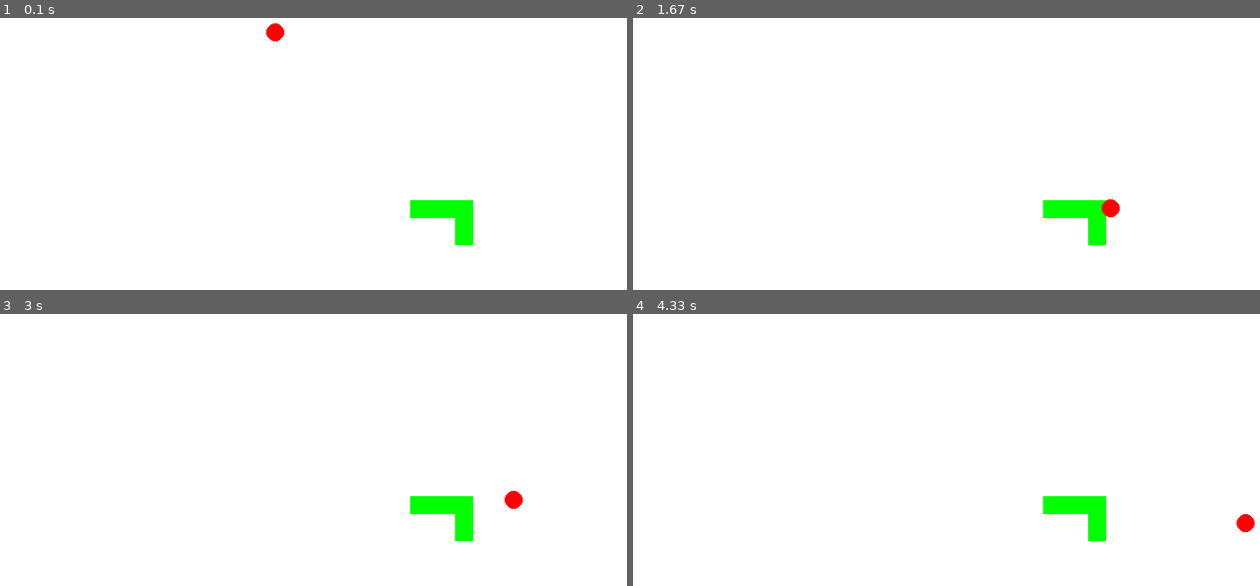
Above: before the commit, frames 1-4 (two rows, left to right).
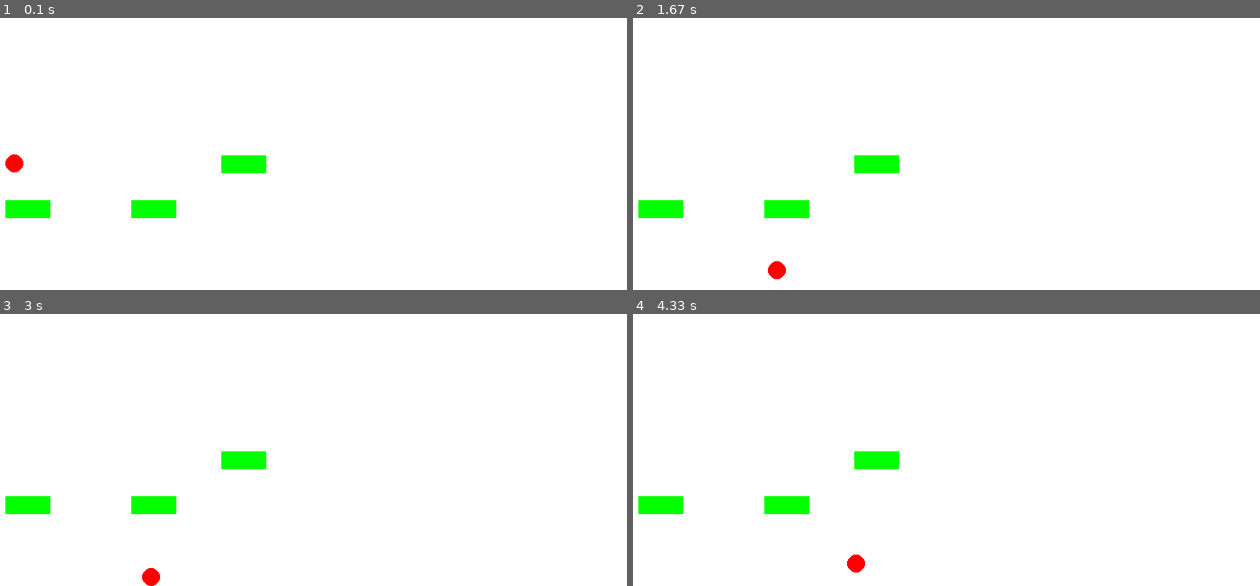
Above: after the commit, the same moments.

Repository: TeshShin/OpenGL_with_Pygame_programming
Game: pygame game, started from 개인프로젝트/bounceball.py
Same seed, same stepped clock (60 frames per second), same inputs: the game is played once before the commit and once after it.
Inputs:
- Up to frame 1 (0.1 s): no input
- Up to frame 2 (1.67 s): hold Right 0.33-0.8 s; hold Right 0.83-1.3 s; hold Left from 1.33 s (still down)
- Up to frame 3 (3 s): release Left at 1.87 s; hold Left 1.9-2.3 s; hold Right 2.33-2.97 s
- Up to frame 4 (4.33 s): hold Left 3-3.47 s; hold Right 3.5-3.97 s; hold Right from 4 s (still down)

The runs differ from the first frame. In frame 1, 2.7% of the frame differs, in the area x 0-76%, y 1-84%; in frame 2, 2.6%; in frame 3, 2.7%; in frame 4, 2.7%.

Commit message:
바운스볼 플랫폼 완성

Diff:
--- a/개인프로젝트/bounceball.py
+++ b/개인프로젝트/bounceball.py
@@ -14,6 +14,7 @@
 WHITE = (255, 255, 255)
 RED = (255, 0, 0)
 GREEN = (0, 255, 0)
+YELLOW = (255,255,0)
 
 # 플레이어(공)의 초기 위치와 초기 속도 및 튀어오르는 속도 세팅
 class player:
@@ -21,7 +22,7 @@
         self.pos = [x,y]
         self.radius = 10
         self.velocity = [0, 0]
-        self.bouncing_velocity = -13
+        self.bouncing_velocity = -8
         self.rect = pygame.Rect(self.pos[0] - self.radius, self.pos[1] - self.radius, self.radius * 2, self.radius * 2)
     def updatecollider(self):
         self.rect = pygame.Rect(self.pos[0] - self.radius, self.pos[1] - self.radius, self.radius * 2, self.radius * 2)
@@ -34,6 +35,20 @@
         self.rect = pygame.Rect(self.pos[0], self.pos[1], self.width, self.height)
     def updatecollider(self):
         self.rect = pygame.Rect(self.pos[0], self.pos[1], self.width, self.height)
+
+    def checkcollide(self, ball):
+        if self.rect.collidepoint(ball.rect.midright): # 왼쪽
+            ball.velocity[0] = -0.5
+        elif self.rect.collidepoint(ball.rect.midleft): # 오른쪽
+            ball.velocity[0] = 0.5
+        elif self.rect.collidepoint(ball.rect.midtop) or self.rect.collidepoint(ball.rect.topleft) or self.rect.collidepoint(ball.rect.topright): # 플랫폼 아래쪽에 부딪힐때
+            ball.pos[1] = self.rect.bottom + ball.radius
+            ball.velocity[1] = -ball.velocity[1]
+        elif self.rect.collidepoint(ball.rect.midbottom) or self.rect.collidepoint(ball.rect.bottomleft) or self.rect.collidepoint(ball.rect.bottomright): # 위쪽
+            ball.velocity[1] = ball.bouncing_velocity
+
+
+
     # def checkcollide(self, ball):
     #     if ball.pos[0] + ball.radius >= self.rect.left and  ball.pos[0] - ball.radius <= self.rect.left: #플랫폼 왼쪽에 부딪힐 때
     #         ball.pos[0] = self.rect.left - ball.radius
@@ -44,28 +59,35 @@
     #         ball.velocity[1] = -ball.velocity[1]
     #     elif ball.pos[0] - ball.radius <= self.rect.right and ball.pos[0] + ball.radius >= self.rect.right: # 플랫폼 오른쪽에 부딪힐 때
     #         ball.pos[0] = self.rect.right + ball.radius
-    def checkcollide(self, ball):
-        if self.rect.colliderect(ball.rect):
-            if ball.rect.right >= self.rect.left and ball.rect.left <= self.rect.left: #플랫폼 왼쪽에 부딪힐 때
-                ball.pos[0] = self.rect.left - ball.radius
-            elif ball.rect.left <= self.rect.right and ball.rect.right >= self.rect.right: # 플랫폼 오른쪽에 부딪힐 때
-                ball.pos[0] = self.rect.right + ball.radius
-            elif ball.rect.bottom >= self.rect.top and ball.rect.top <= self.rect.top: # 플랫폼 위쪽에 부딪힐 때
-                ball.velocity[1] = ball.bouncing_velocity
-            elif ball.rect.top <= self.rect.bottom and ball.rect.bottom >= self.rect.bottom: # 플랫폼 아래쪽에 부딪힐 때
-                ball.pos[1] = self.rect.bottom + ball.radius
-                ball.velocity[1] = -ball.velocity[1]
+
+    # def checkcollide(self, ball):
+    #     if self.rect.colliderect(ball.rect):
+    #         if ball.rect.bottom >= self.rect.top and ball.rect.top <= self.rect.top: # 플랫폼 위쪽에 부딪힐 때
+    #             ball.velocity[1] = ball.bouncing_velocity
+    #         elif ball.rect.top <= self.rect.bottom and ball.rect.bottom >= self.rect.bottom: # 플랫폼 아래쪽에 부딪힐 때
+    #             ball.pos[1] = self.rect.bottom + ball.radius
+    #             ball.velocity[1] = -ball.velocity[1]
+    #         elif ball.rect.right >= self.rect.left and ball.rect.left <= self.rect.left: #플랫폼 왼쪽에 부딪힐 때
+    #             ball.pos[0] = self.rect.left - ball.radius
+    #         elif ball.rect.left <= self.rect.right and ball.rect.right >= self.rect.right: # 플랫폼 오른쪽에 부딪힐 때
+    #             ball.pos[0] = self.rect.right + ball.radius
+
 
 
 
 
 # 플레이어 생성
-ball = player(400,300)
+ball = player(110,450)
 # 플랫폼 생성
-ground1 = platform(600,500,20,50)
-ground2 = platform(550,500,50,20)
+# 플랫폼 사이 자연스러운 최대 길이차 = 140
+ground_list = [
+    platform(100,500,50,20),
+    platform(240,500,50,20),
+    platform(340,450,50,20)
+]
+
 # 중력 가속도
-gravity = 0.9
+gravity = 0.6
 
 # 시간 설정
 clock = pygame.time.Clock()
@@ -74,31 +96,43 @@
 # 게임 루프
 while True:
     clock.tick(FPS)  # 프레임 제한
+
     for event in pygame.event.get():
         if event.type == pygame.QUIT:
             pygame.quit()
             sys.exit()
-        if event.type == pygame.KEYDOWN:
-            if event.key == pygame.K_LEFT:
-                ball.velocity[0] = -5
-            elif event.key == pygame.K_RIGHT:
-                ball.velocity[0] = 5
-        elif event.type == pygame.KEYUP:
-            if event.key == pygame.K_LEFT:
-                ball.velocity[0] = 0
-            elif event.key == pygame.K_RIGHT:
-                ball.velocity[0] = 0
+
+    keys = pygame.key.get_pressed()
+    if keys[pygame.K_LEFT]:
+        ball.velocity[0] = -4
+    if keys[pygame.K_RIGHT]:
+        ball.velocity[0] = 4
+    elif not keys[pygame.K_LEFT] and not keys[pygame.K_RIGHT]:
+        ball.velocity[0] = 0
+        # if event.type == pygame.KEYDOWN: # 플레이어 키 입력
+        #     if event.key == pygame.K_LEFT:
+        #         ball.velocity[0] = -5
+        #     elif event.key == pygame.K_RIGHT:
+        #         ball.velocity[0] = 5
+        # elif event.type == pygame.KEYUP and ball.velocity[0] < 0:
+        #     if event.key == pygame.K_LEFT:
+        #         ball.velocity[0] = 0
+        # elif event.type == pygame.KEYUP and ball.velocity[0] > 0:
+        #     if event.key == pygame.K_RIGHT:
+        #         ball.velocity[0] = 0
 
     # 공에 중력 가하기
     ball.velocity[1] += gravity
     # 플랫폼과 플레이어(공)와의 콜리전 판정
-    ground1.checkcollide(ball)
-    ground2.checkcollide(ball)
+    for ground in ground_list:
+        ground.checkcollide(ball)
+
 
 
      # 공 움직이기
     ball.pos[0] += ball.velocity[0]
     ball.pos[1] += ball.velocity[1]
+
   # 물체의 움직임에 따른 콜라이더 업데이트
     ball.updatecollider()
 
@@ -116,8 +150,8 @@
     screen.fill(WHITE)
 
     # 플랫폼 그리기
-    pygame.draw.rect(screen, GREEN, (int(ground1.pos[0]), int(ground1.pos[1]), ground1.width, ground1.height))
-    pygame.draw.rect(screen, GREEN, (int(ground2.pos[0]), int(ground2.pos[1]), ground2.width, ground2.height))
+    for ground in ground_list:
+        pygame.draw.rect(screen, GREEN, (int(ground.pos[0]), int(ground.pos[1]), ground.width, ground.height))
     # 공그리기
     pygame.draw.circle(screen, RED, (int(ball.pos[0]), int(ball.pos[1])), ball.radius)
     # 화면 업데이트하기
